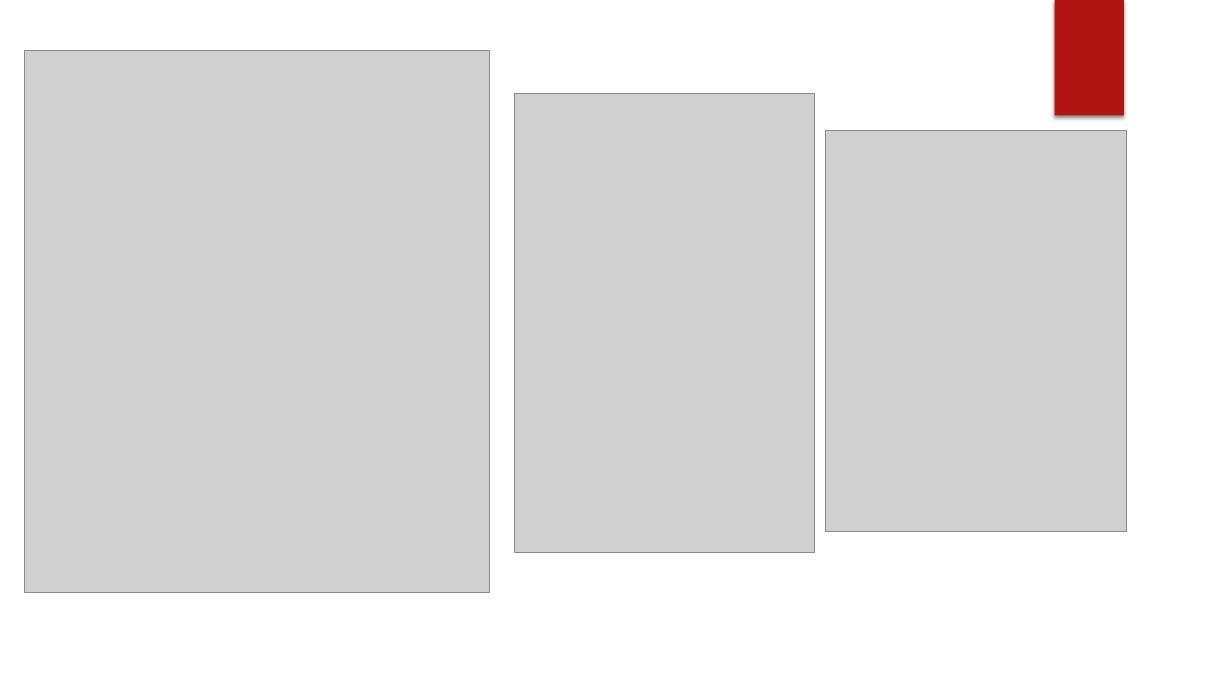
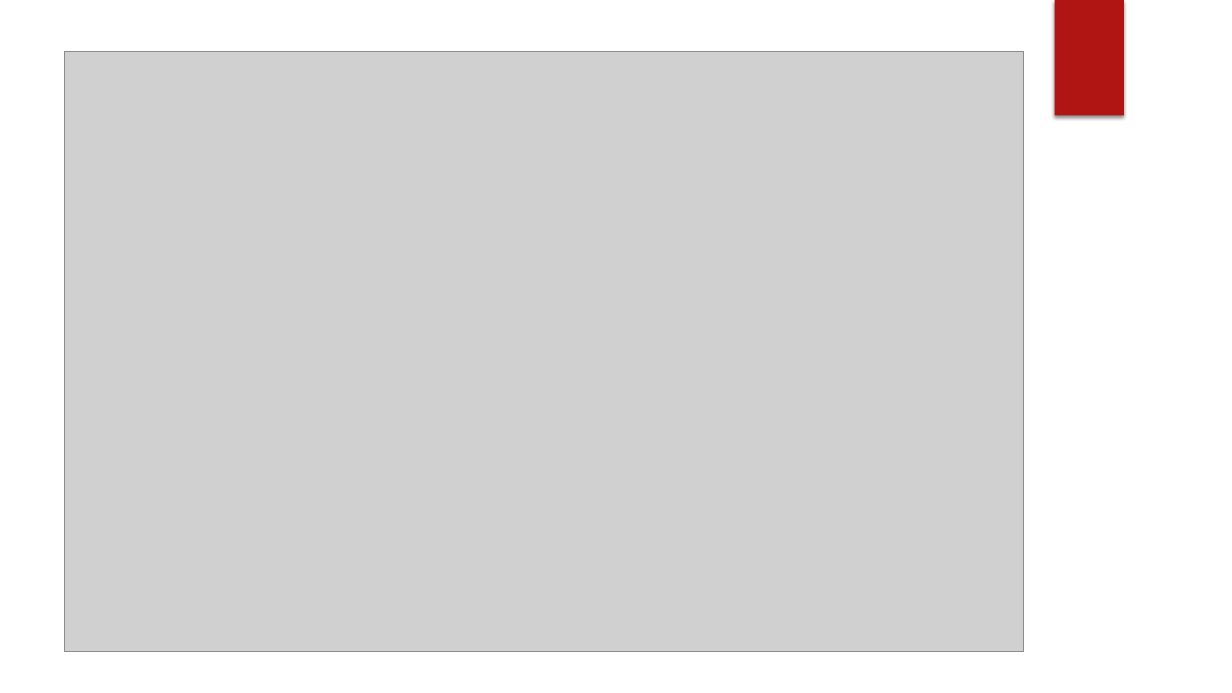
Before and after one commit to AvinashMV/SER502-Spring2018-Team30, a slide deck: slide 28 of doc/Sliceppt.pptx (slide 27 before the commit). Drawn at 1232x693 pixels with LibreOffice and Linux fonts; fonts in the diff are those of the drawing; grey boxes stand for pictures; background and template pictures are left out. Boxes give left, top, right and bottom in pixels: in the first picture for what was removed or moved away, otherwise in the second. Text is boxed around its words. In the diff, an @@ line names an element or a change of style, - is before the commit and + after.

```diff
--- a/doc/Sliceppt.pptx
+++ b/doc/Sliceppt.pptx
@@ picture removed at <box>24,50,490,592</box> @@
@@ picture added at <box>65,52,1024,652</box> @@
@@ picture removed at <box>515,93,815,553</box> @@
@@ picture removed at <box>826,130,1128,531</box> @@
```
Also in this commit, not shown: 7 other slides changed, 4 slides added, 1 slide removed, 1 other file.
